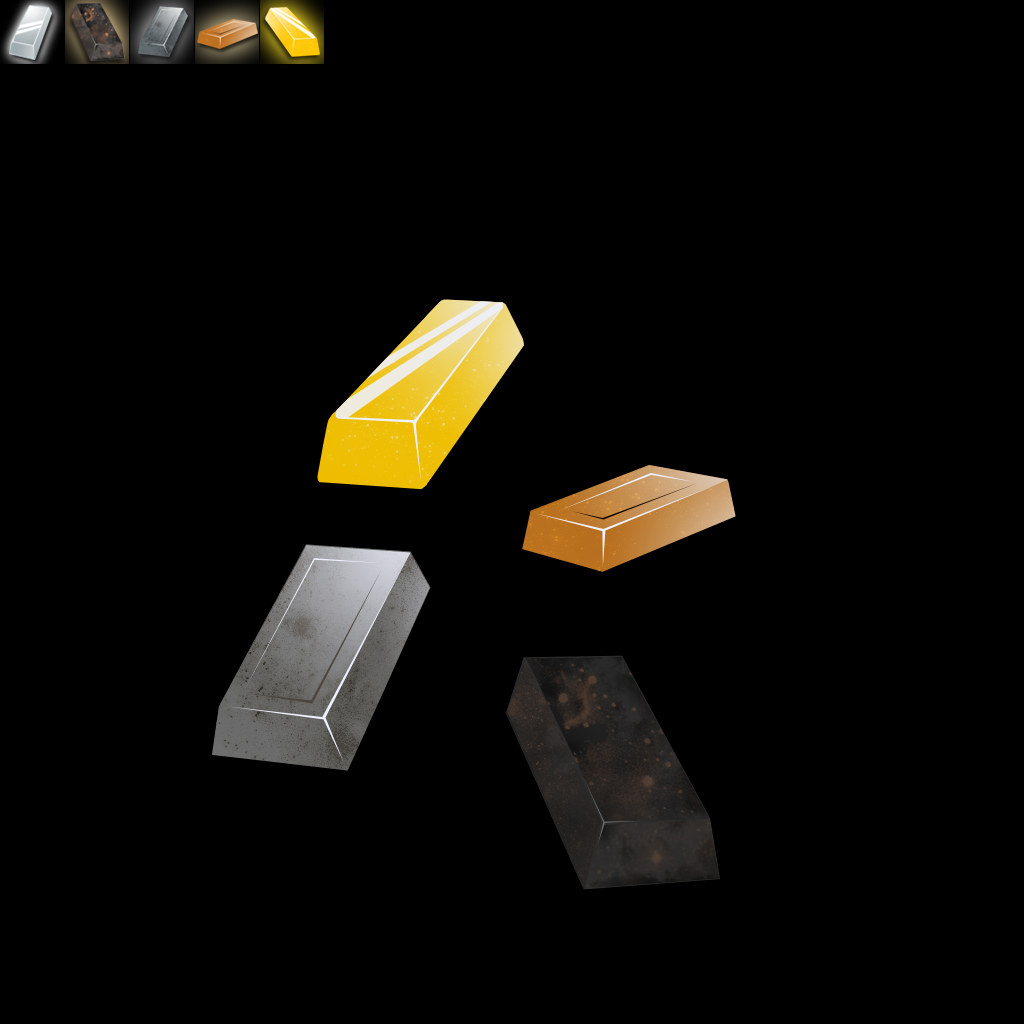
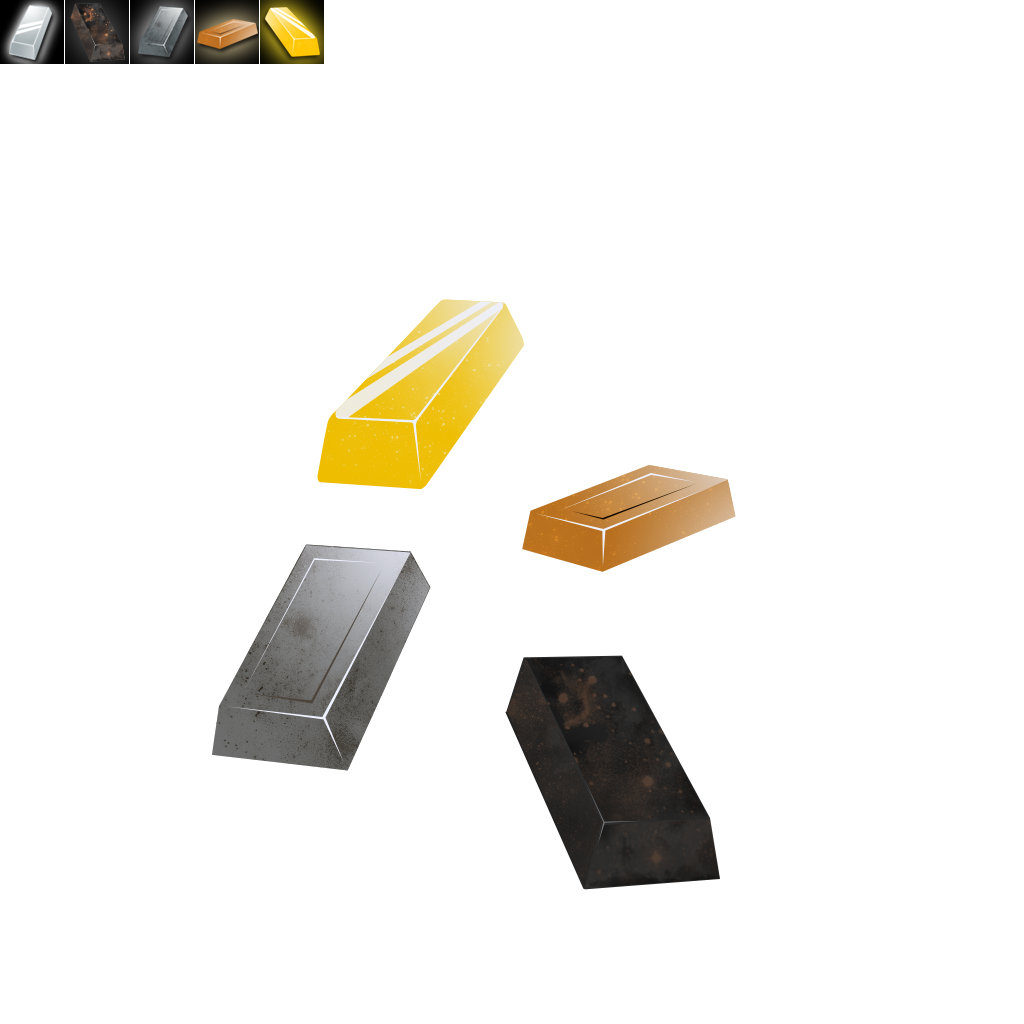
Two versions of the same layered image (1024 × 1024). Layer-by-layer changes:
painted on "SmallIcons" over [65,0,260,64]
hid "Layer 1" over [0,0,1024,1024]
